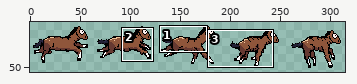
One commit to this sprite sheet: Sprite Sheets/Gallop.png. Above, an overview of the earlier version with the close-up marked.
Close-up. Before the edit:
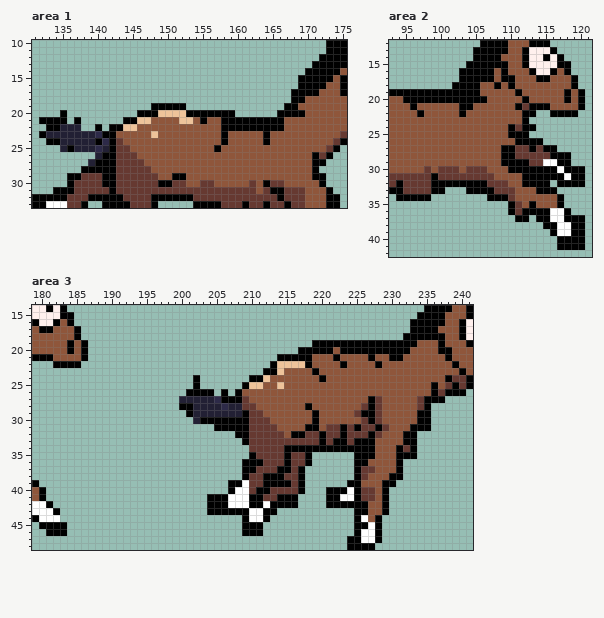
The file is 320x64 pixels. Shown: area 1: x 131..175, y 10..33; area 2: x 93..121, y 12..42; area 3: x 179..241, y 14..48. The wide view leaves out empty margins. The commit also changed other parts of the picture, which this record leaves out.
After:
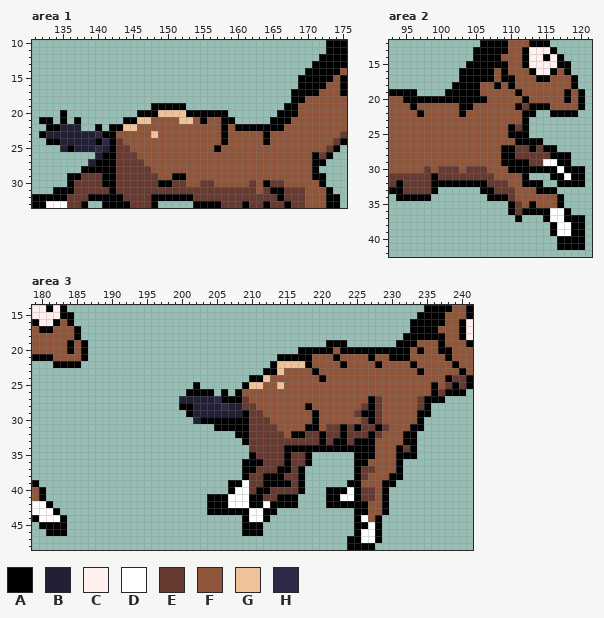
Palette (. is transparent): A #000000  B #222034  C #fff0ed  D #ffffff  E #663931  F #8f563b  G #eec39a  H #2d2a48
Diff:
Area 1:
The edit turns colour F into colour A in row 21 at x 167.
The edit turns colour A into colour F in row 20 at x 169; in row 22 at x 159.
The author cleared colour A in row 20 at x 159; in row 21 at x 134 and 160 to 164.
Area 2:
The author cleared colour A in row 19 at x 97 to 100; in row 24 at x 113; in row 31 at x 113 to 115; in row 32 at x 115; in row 33 at x 100 and 104 to 105; in row 37 at x 112 and 114.
The author cleared colour A in row 38 at x 115.
Area 3:
There is now colour A in row 44 at x 183.
The edit turns colour F into colour A in row 20 at x 234; in row 21 at x 232; in row 22 at x 233; in row 23 at x 234.
The author cleared colour A in row 19 at x 219 to 220 and 224 to 230; in row 24 at x 202; in rows 30 to 31 at x 235.
